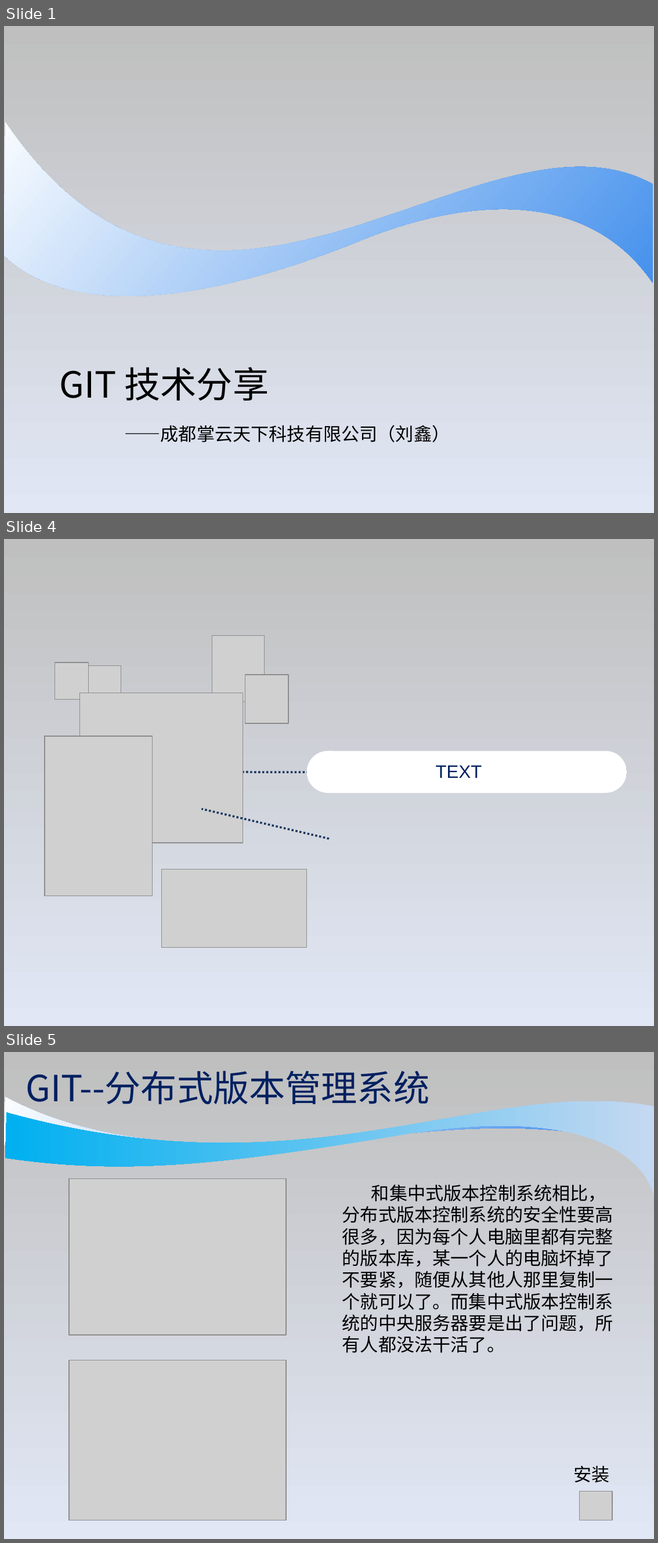
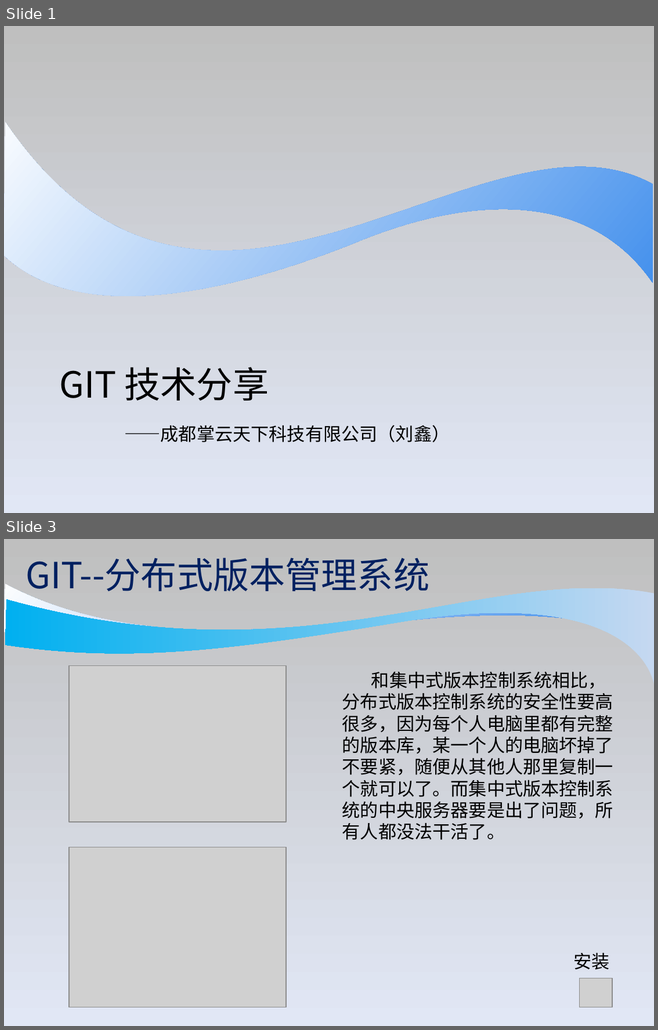
Before and after one commit to wobushixianyu/GitSkillSharing, a slide deck: git_skill_sharing.ppt. Shown one above the other, each under a label of ours: slides 1, 4 and 5 before the commit, slides 1 and 3 after it; the slides between them are not shown. The pictures are 658x1543 and 658x1030 pixels, drawn with LibreOffice and Linux fonts; fonts in the diff are those of the drawing; grey boxes stand for pictures; background and template pictures are left out. Boxes give left, top, right and bottom in pixels: in the first picture for what was removed or moved away, otherwise in the second. Text is boxed around its words. In the diff, an @@ line names an element or a change of style, - is before the commit and + after.

```diff
--- a/git_skill_sharing.ppt
+++ b/git_skill_sharing.ppt
@@ slide 4 removed at bbox=[4, 539, 654, 1026], background #FFFFFF; not listed: 1 template element that a slide beside it also shows @@
@@ picture removed at bbox=[212, 635, 264, 701] @@
@@ picture removed at bbox=[54, 663, 89, 700] @@
@@ picture removed at bbox=[68, 665, 121, 697] @@
@@ picture removed at bbox=[245, 675, 288, 723] @@
@@ picture removed at bbox=[80, 693, 242, 843] @@
@@ picture removed at bbox=[45, 736, 152, 896] @@
@@ line removed from (329, 772) to (176, 772) @@
@@ group removed at bbox=[307, 751, 627, 793]: 2 rounded rectangles, 1 freeform shape, 1 text @@
-TEXT
@@ line removed from (329, 838) to (201, 809) @@
@@ picture removed at bbox=[161, 869, 307, 947] @@
@@ what was slide 5 is now slide 3 @@
```
Also in this commit, not shown: 4 slides changed, 6 slides added.
